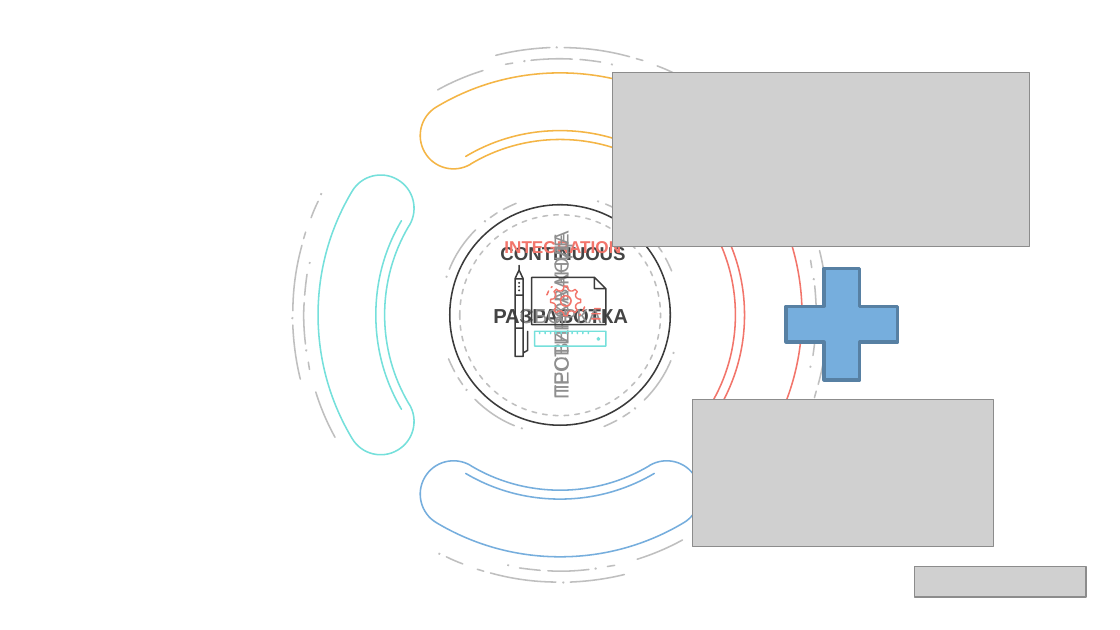
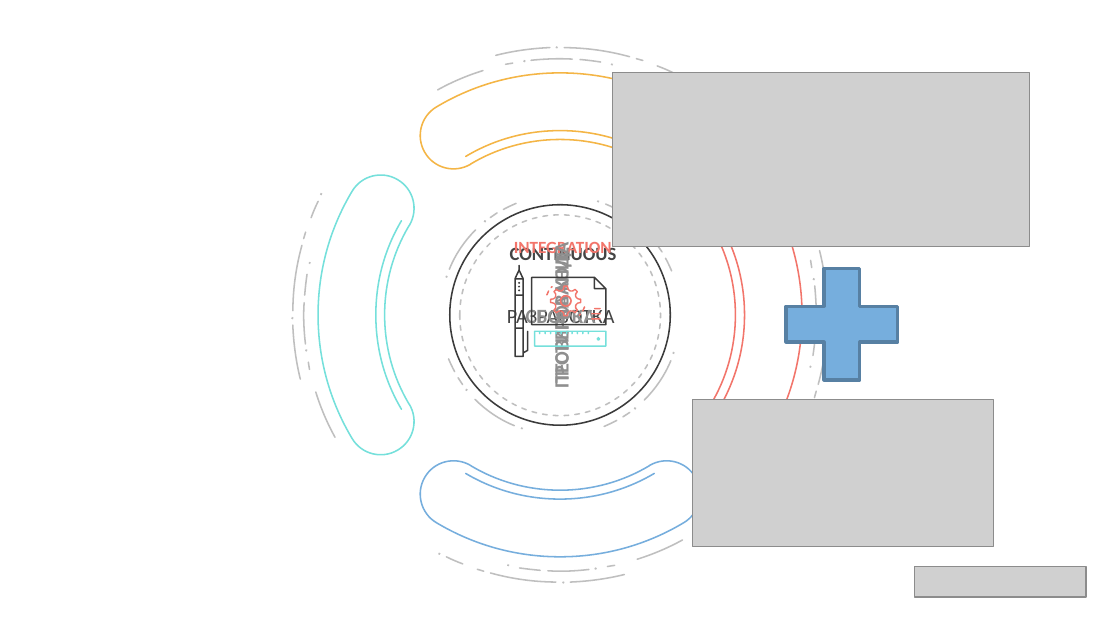
Before and after one commit to vandalsvq/is21_ci_as_practice, a slide deck: slide 7 of docs/main_pitch.pptx. Drawn at 1120x630 pixels with LibreOffice and Linux fonts; fonts in the diff are those of the drawing; grey boxes stand for pictures. Boxes give left, top, right and bottom in pixels: in the first picture for what was removed or moved away, otherwise in the second. Text is boxed around its words. In the diff, an @@ line names an element or a change of style, - is before the commit and + after.

```diff
--- a/docs/main_pitch.pptx
+++ b/docs/main_pitch.pptx
@@ font Arial to Calibri, bold on in 3 elements at [265,20,856,610], [256,11,865,619], [256,11,865,619] @@
@@ ellipse "РАЗРАБОТКА" at [265,20,856,610]: font Arial to Calibri, bold off @@
@@ ellipse "INTEGRATION" at [444,196,682,435]: font Arial to Calibri @@
@@ ellipse "CONTINUOUS" at [451,204,674,427]: font Arial to Calibri @@
```
Also in this commit, not shown: 11 other slides changed.
